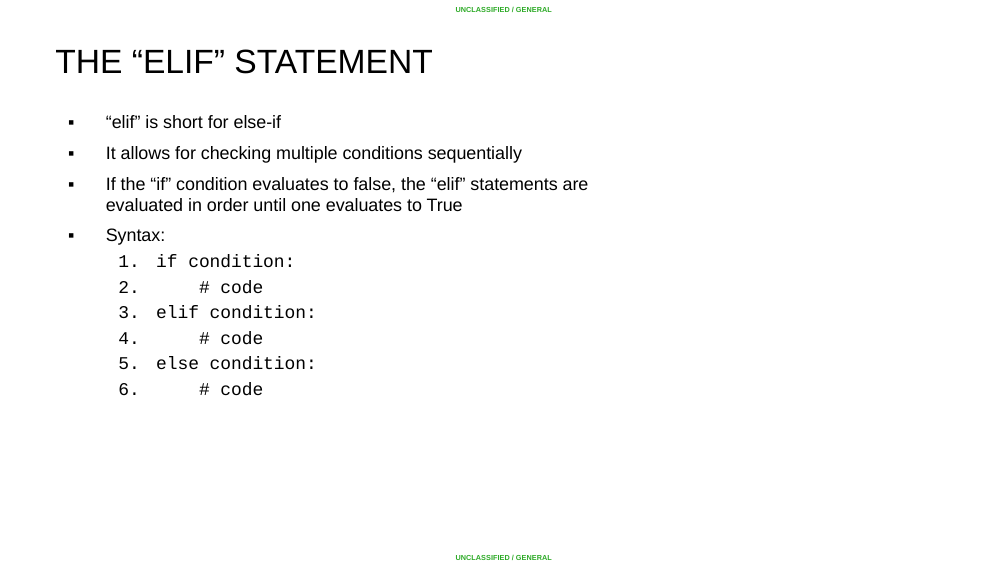
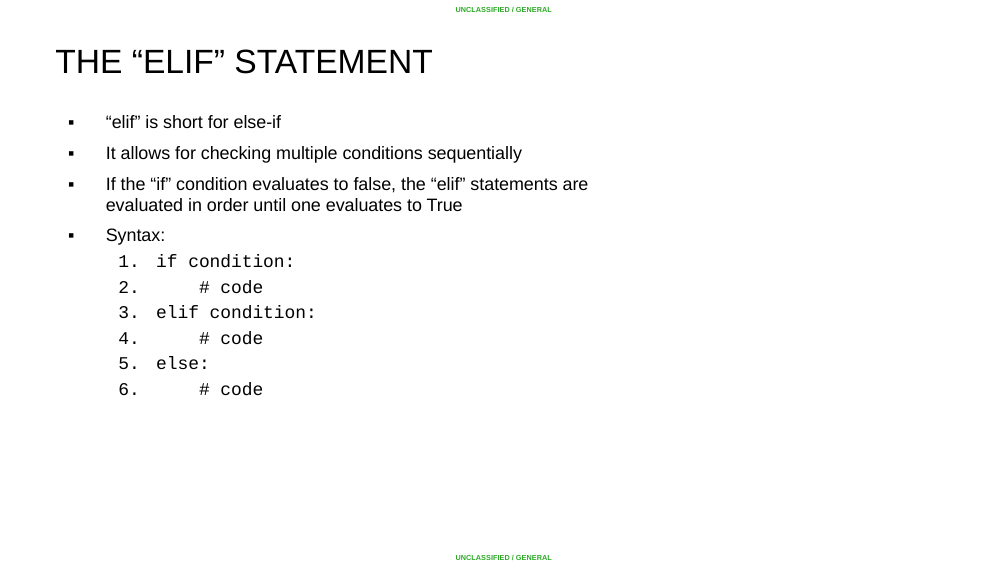
Before and after one commit to ginaavila07-ctrl/summer-course, a slide deck: slide 19 of Python/Lesson 02 - Conditionals and Control Structures/Lesson 02 - Conditional and Control Structures.pptx. Drawn at 1008x567 pixels with LibreOffice and Linux fonts; fonts in the diff are those of the drawing; background and template pictures are left out. Boxes give left, top, right and bottom in pixels: in the first picture for what was removed or moved away, otherwise in the second. Text is boxed around its words. In the diff, an @@ line names an element or a change of style, - is before the commit and + after.

```diff
--- a/Python/Lesson 02 - Conditionals and Control Structures/Lesson 02 - Conditional and Control Structures.pptx
+++ b/Python/Lesson 02 - Conditionals and Control Structures/Lesson 02 - Conditional and Control Structures.pptx
@@ text at <box>156,357,210,369</box>: text changed @@
-  5. else condition:
+  5. else:
```
Also in this commit, not shown: 3 other slides changed, 1 slide added, 1 slide removed, 10 other files.
